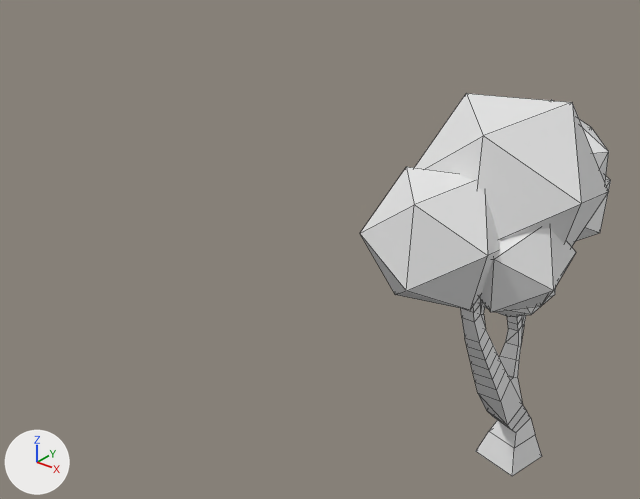
The OBJ model assets/models/tree2.obj: old version first, new version second.
Before and after are seen from a 50 mm camera at (2.45, -2.21, 1.86) aimed at (0.76, -0.1, 0.55). Lighting does not change. The marker at lower left points along +X, +Y and +Z. Mesh edges are drawn as thin lines. Where no turn or scale is listed for an object, it has been applied to the vertices. Vertices at the same position are counted once.

The older version as bpy lines, for what is in view:
```python
ob_cube = bpy.data.objects.new('Cube', me_cube)
ob_cube.location = (0.0, 0.0, 0.0)
ob_icosphere = bpy.data.objects.new('Icosphere', me_icosphere)
ob_icosphere.location = (0.0, 0.0, 0.0)
ob_icosphere_001 = bpy.data.objects.new('Icosphere.001', me_icosphere_001)
ob_icosphere_001.location = (0.0, 0.0, 0.0)
ob_icosphere_002 = bpy.data.objects.new('Icosphere.002', me_icosphere_002)
ob_icosphere_002.location = (0.0, 0.0, 0.0)
ob_icosphere_003 = bpy.data.objects.new('Icosphere.003', me_icosphere_003)
ob_icosphere_003.location = (0.0, 0.0, 0.0)
ob_icosphere_004 = bpy.data.objects.new('Icosphere.004', me_icosphere_004)
ob_icosphere_004.location = (0.0, 0.0, 0.0)
ob_icosphere_005 = bpy.data.objects.new('Icosphere.005', me_icosphere_005)
ob_icosphere_005.location = (0.0, 0.0, 0.0)
```
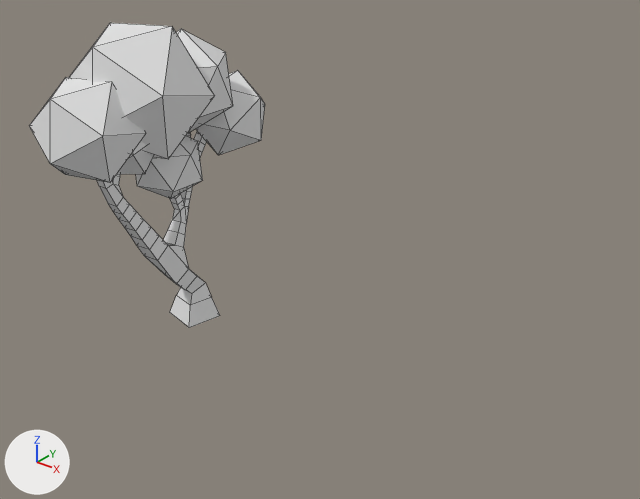
Pixel boxes [x1, y1, x2, y2] of what changed, in the pictures (640 x 499 px):
'Icosphere.005', mesh moved: before [414, 93, 608, 247]; after [69, 23, 215, 159]
'Icosphere', mesh moved: before [360, 167, 500, 310]; after [29, 77, 146, 183]
'Cube', mesh moved: before [461, 297, 542, 476]; after [97, 131, 220, 328]
'Icosphere.004', mesh moved: before [480, 228, 576, 312]; after [117, 141, 153, 174]
'Icosphere.002', mesh moved: before [576, 176, 611, 241]; after [196, 71, 265, 155]
'Icosphere.001', mesh moved: before [550, 100, 609, 182]; after [176, 29, 233, 133]
'Icosphere.003', mesh moved: before [485, 287, 556, 317]; after [136, 136, 203, 199]

The change, as a list of edits to the scene's bpy script:
```text
Change me_cube:
    where me_cube.from_pydata(...)  # 202 vertices, 209 faces; spans x 1.383..1.563, y -0.456..0.206, z -0.027..0.883
    used by ob_cube; location = (0.0, 0.0, 0.0)
    me_cube part 1: the whole mesh is moved by (-1.476, 0.0, 0.0)
Change me_icosphere:
    where me_icosphere.from_pydata(...)  # 12 vertices, 20 faces; spans x 1.226..1.588, y -0.609..-0.234, z 0.729..1.073
    used by ob_icosphere; location = (0.0, 0.0, 0.0)
    me_icosphere part 2: the whole mesh is moved by (-1.407, 0.0, 0.0)
Change me_icosphere_001:
    where me_icosphere_001.from_pydata(...)  # 12 vertices, 20 faces; spans x 1.288..1.645, y -0.13..0.21, z 0.769..1.169
    used by ob_icosphere_001; location = (0.0, 0.0, 0.0)
    me_icosphere_001 part 3: the whole mesh is moved by (-1.466, 0.0, 0.0)
Change me_icosphere_002:
    where me_icosphere_002.from_pydata(...)  # 12 vertices, 20 faces; spans x 1.274..1.573, y 0.096..0.43, z 0.642..0.951
    used by ob_icosphere_002; location = (0.0, 0.0, 0.0)
    me_icosphere_002 part 4: the whole mesh is moved by (-1.423, 0.0, 0.0)
Change me_icosphere_003:
    where me_icosphere_003.from_pydata(...)  # 12 vertices, 20 faces; spans x 1.329..1.589, y -0.199..0.049, z 0.531..0.823
    used by ob_icosphere_003; location = (0.0, 0.0, 0.0)
    me_icosphere_003 part 5: the whole mesh is moved by (-1.459, 0.0, 0.0)
Change me_icosphere_004:
    where me_icosphere_004.from_pydata(...)  # 12 vertices, 20 faces; spans x 1.409..1.702, y -0.439..-0.139, z 0.707..0.984
    used by ob_icosphere_004; location = (0.0, 0.0, 0.0)
    me_icosphere_004 part 6: the whole mesh is moved by (-1.555, 0.0, 0.0)
Change me_icosphere_005:
    where me_icosphere_005.from_pydata(...)  # 12 vertices, 20 faces; spans x 1.223..1.715, y -0.437..0.071, z 0.753..1.218
    used by ob_icosphere_005; location = (0.0, 0.0, 0.0)
    me_icosphere_005 part 7: the whole mesh is moved by (-1.469, 0.0, 0.0)
```
